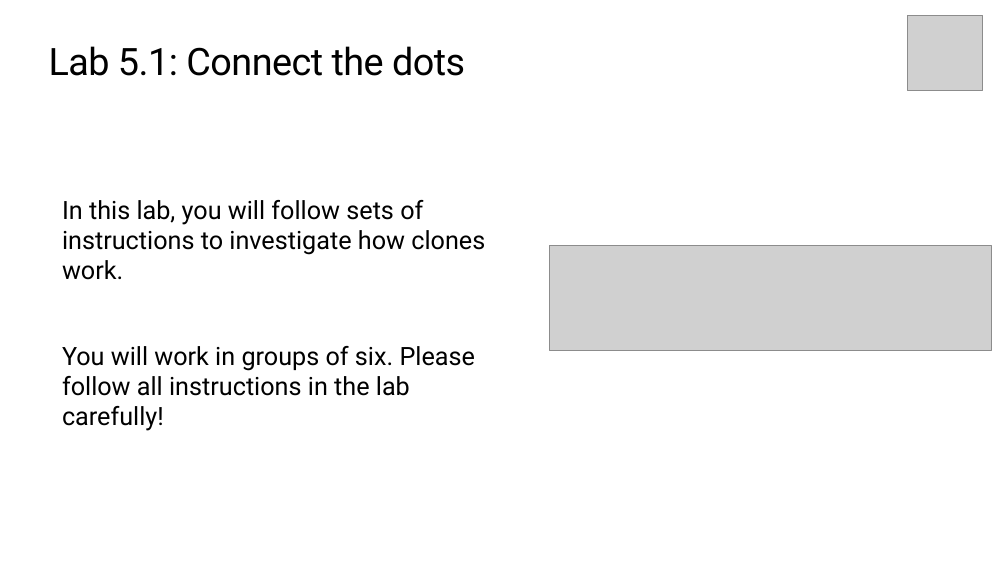
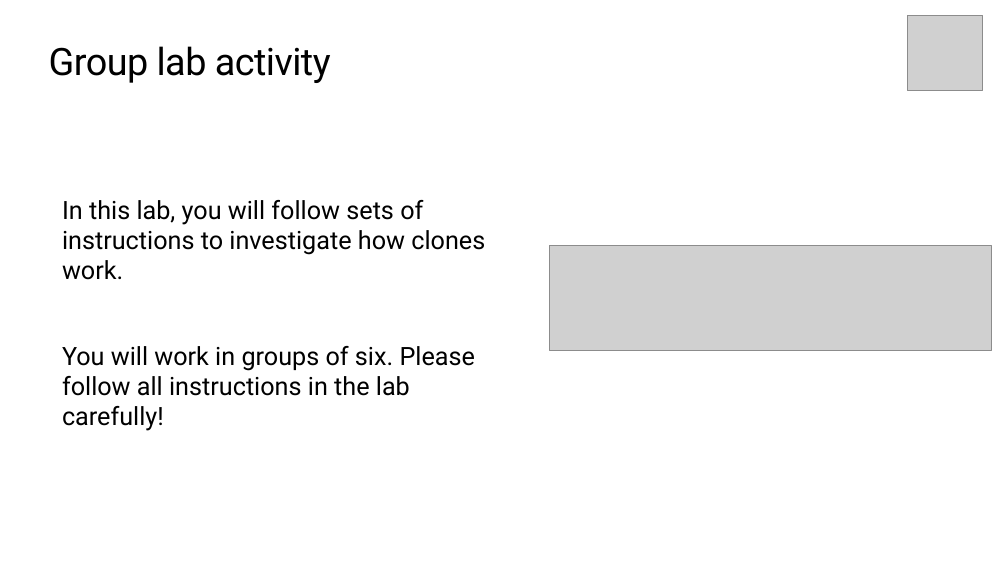
Before and after one commit to TEALSK12/introduction-to-computer-science, a slide deck: slide 4 of docs/slidedecks/TEALS SNAP 5.1.pptx. Drawn at 1008x567 pixels with LibreOffice and Linux fonts; fonts in the diff are those of the drawing; grey boxes stand for pictures; background and template pictures are left out. Boxes give left, top, right and bottom in pixels: in the first picture for what was removed or moved away, otherwise in the second. Text is boxed around its words. In the diff, an @@ line names an element or a change of style, - is before the commit and + after.

```diff
--- a/docs/slidedecks/TEALS SNAP 5.1.pptx
+++ b/docs/slidedecks/TEALS SNAP 5.1.pptx
@@ title at <box>49,46,331,83</box>: text changed @@
-Lab 5.1: Connect the dots
+Group lab activity
```
Also in this commit, not shown: 1 other slide changed, 5 other files.
